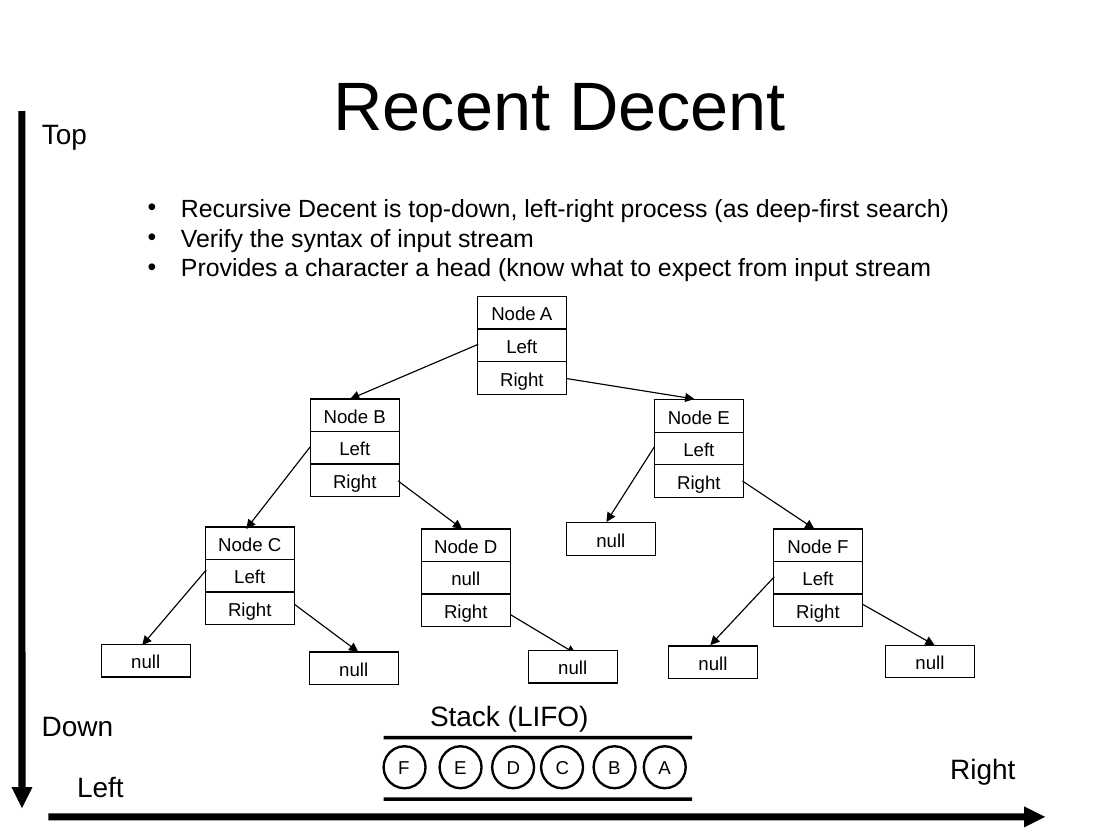
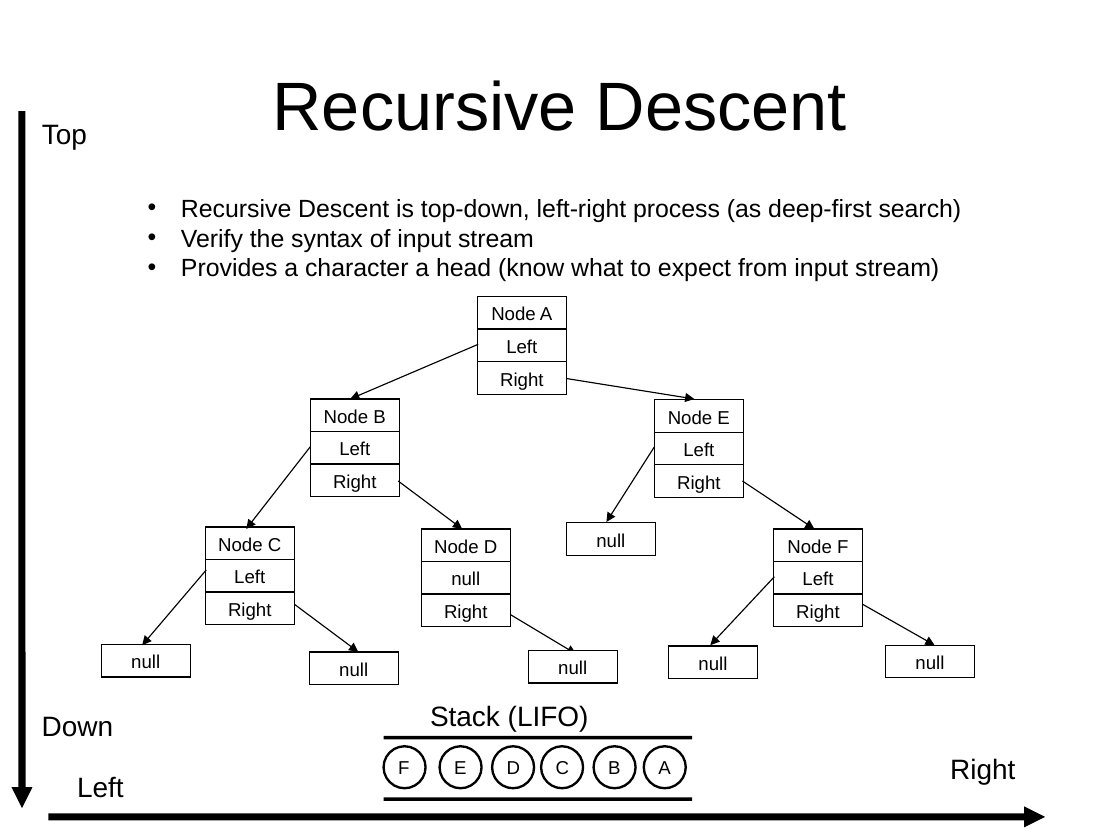
Before and after one commit to isurup/kalle-martin-group, a slide deck: slide 3 of SSE2/slides/2 Translation.ppt. Drawn at 1120x840 pixels with LibreOffice and Linux fonts; fonts in the diff are those of the drawing. Boxes give left, top, right and bottom in pixels: in the first picture for what was removed or moved away, otherwise in the second. Text is boxed around its words. In the diff, an @@ line names an element or a change of style, - is before the commit and + after.

```diff
--- a/SSE2/slides/2 Translation.ppt
+++ b/SSE2/slides/2 Translation.ppt
@@ title at (x1=273, y1=80, x2=847, y2=131): text changed @@
-Recent Decent
+Recursive Descent
@@ text at (x1=181, y1=199, x2=962, y2=222): text changed @@
-• Recursive Decent is top-down, left-right process (as deep-first search)
+• Recursive Descent is top-down, left-right process (as deep-first search)
@@ text at (x1=181, y1=258, x2=939, y2=281): text changed @@
-• Provides a character a head (know what to expect from input stream
+• Provides a character a head (know what to expect from input stream)
```
Also in this commit, not shown: 2 other slides changed, 3 slides added, 1 slide removed.
